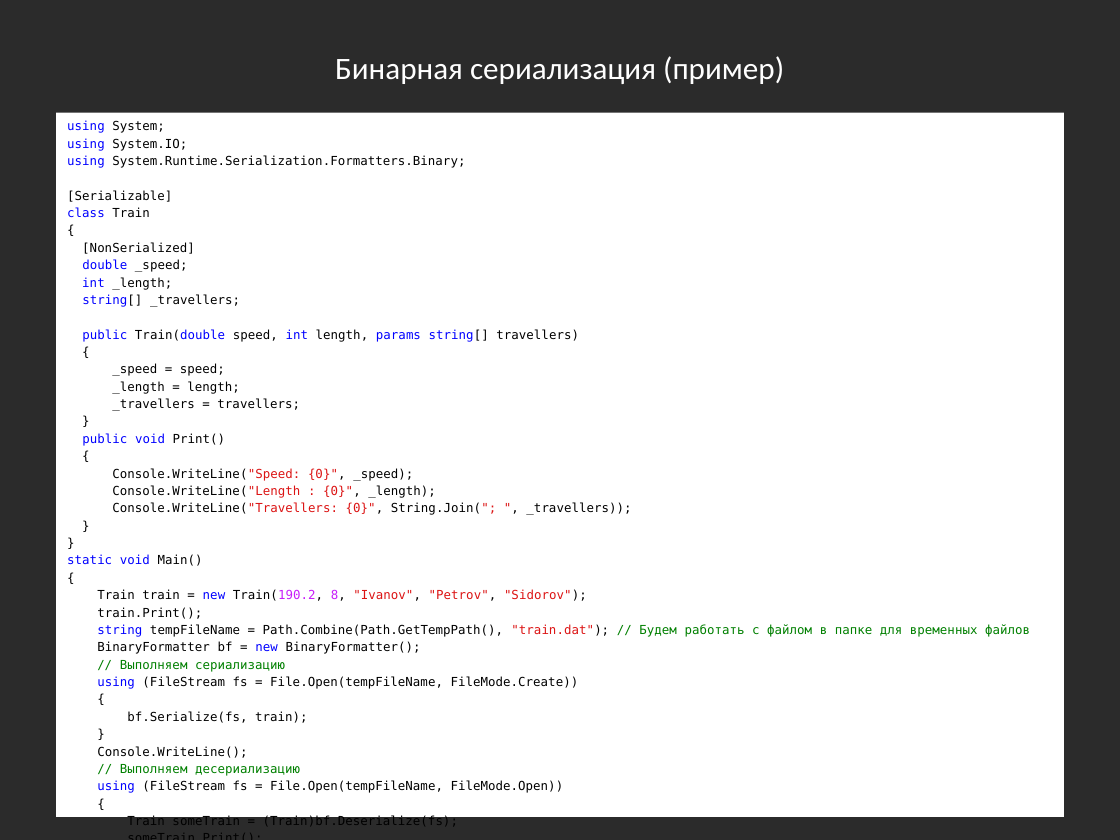
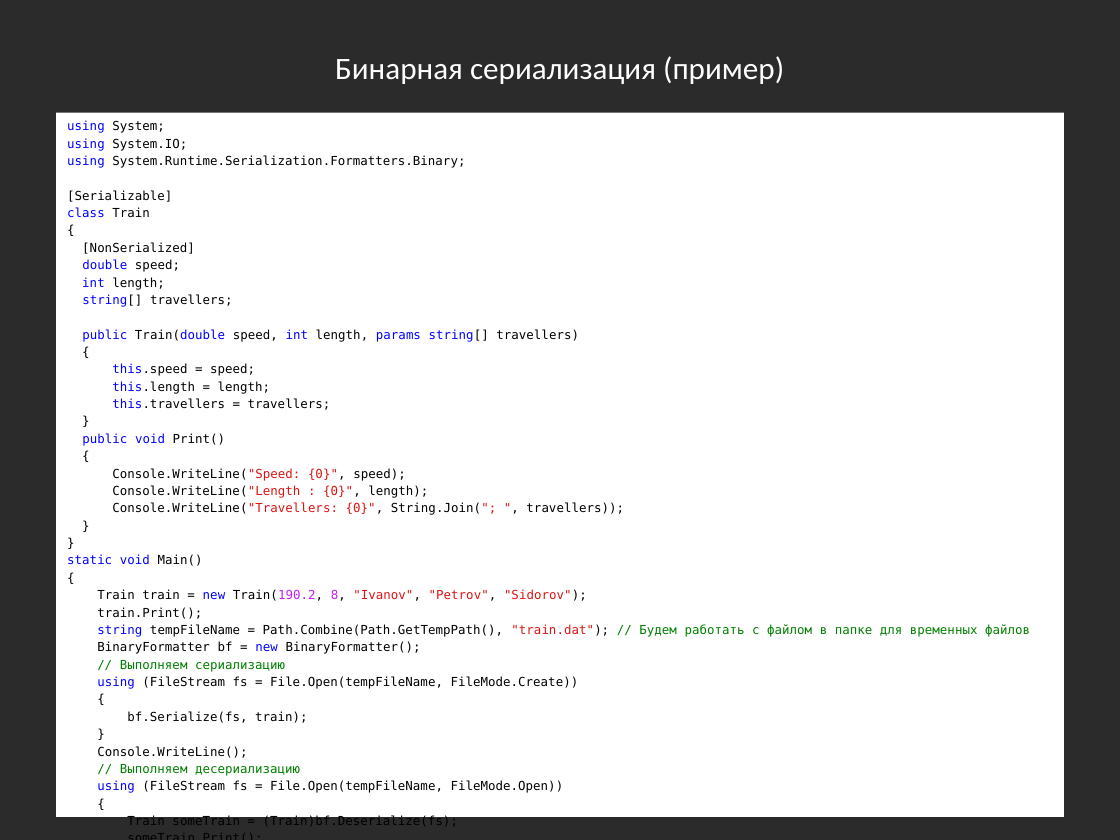
Before and after one commit to bazile/Training, a slide deck: slide 32 of Presentation/lesson-04-io.pptx. Drawn at 1120x840 pixels with LibreOffice and Linux fonts; fonts in the diff are those of the drawing; background and template pictures are left out; a plain dark background stands for a picture behind light text. Boxes give left, top, right and bottom in pixels: in the first picture for what was removed or moved away, otherwise in the second. Text is boxed around its words. In the diff, an @@ line names an element or a change of style, - is before the commit and + after.

```diff
--- a/Presentation/lesson-04-io.pptx
+++ b/Presentation/lesson-04-io.pptx
@@ text at bbox=[82, 259, 233, 307]: text changed @@
-double _speed;
-int _length;
-string[] _travellers;
+double speed;
+int length;
+string[] travellers;
@@ text at bbox=[112, 363, 331, 410]: text changed @@
-_speed = speed;
-_length = length;
-_travellers = travellers;
+this.speed = speed;
+this.length = length;
+this.travellers = travellers;
@@ text at bbox=[112, 468, 624, 515]: text changed @@
-Console.WriteLine("Speed: {0}", _speed);
-Console.WriteLine("Length : {0}", _length);
-Console.WriteLine("Travellers: {0}", String.Join("; ", _travellers));
+Console.WriteLine("Speed: {0}", speed);
+Console.WriteLine("Length : {0}", length);
+Console.WriteLine("Travellers: {0}", String.Join("; ", travellers));
```
Also in this commit, not shown: 1 other slide changed, 8 other files.
